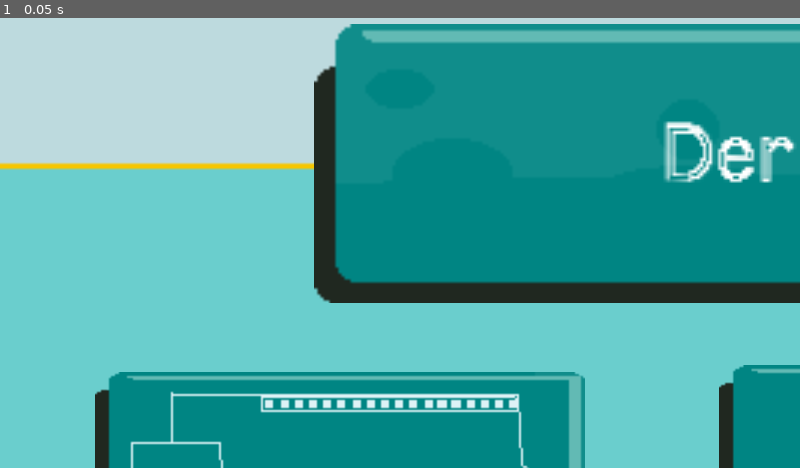
Above: before the commit, frame 1.
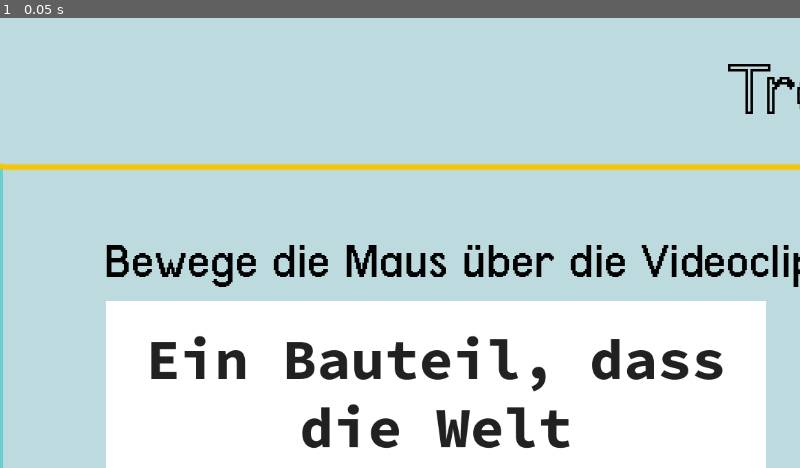
Above: after the commit, the same moment.

Repository: ph181/Arduino-Lernen
Game: Godot game, scene res://scenes/A16.tscn
Same seed, same stepped clock (60 frames per second), same inputs: the game is played once before the commit and once after it. This scene is started directly instead of the project's main scene.
Inputs:
- Up to frame 1 (0.05 s): no input

The runs differ from the first frame. In frame 1, 86% of the frame differs, in the area x 0-100%, y 1-100%.

Commit message:
fixed animation

Diff:
--- a/project/scenes/A16.tscn
+++ b/project/scenes/A16.tscn
@@ -1,8 +1,9 @@
-[gd_scene load_steps=56 format=3 uid="uid://8mieu5h6c7fl"]
+[gd_scene load_steps=57 format=3 uid="uid://8mieu5h6c7fl"]
 
 [ext_resource type="PackedScene" uid="uid://05baa6d7gub5" path="res://scenes/AufgabeBase.tscn" id="1_aomx3"]
 [ext_resource type="Texture2D" uid="uid://ye1ifhoiuhdm" path="res://sprite/16/Aufgabe.png" id="2_axyhf"]
 [ext_resource type="Texture2D" uid="uid://cubmoia5vm7xy" path="res://sprite/16/Allgemein.png" id="3_ps7gr"]
+[ext_resource type="Script" path="res://scenes/task2.gd" id="3_tdfus"]
 [ext_resource type="Texture2D" uid="uid://skre1itg1te6" path="res://sprite/16/Funktion.png" id="4_w6x17"]
 [ext_resource type="Texture2D" uid="uid://d3ds236r5edp4" path="res://sprite/16/verwendung.png" id="5_6n670"]
 [ext_resource type="Texture2D" uid="uid://bsnqckfg40gpb" path="res://sprite/16/asdasd.png" id="6_5scab"]
@@ -410,43 +411,65 @@
 [node name="Sprite" parent="task1" index="3"]
 visible = false
 
+[node name="task2" parent="." index="8"]
+visible = true
+script = ExtResource("3_tdfus")
+
 [node name="Label" parent="task2" index="0"]
 text = "Transistoren"
 
-[node name="1" type="AnimatedSprite2D" parent="task2" index="1"]
+[node name="0" type="AnimatedSprite2D" parent="task2" index="1"]
 position = Vector2(433, 468)
 scale = Vector2(0.6875, 0.6875)
 sprite_frames = SubResource("SpriteFrames_py58d")
-speed_scale = 0.5
-
-[node name="TextureRect" type="TextureRect" parent="task2/1" index="0"]
+speed_scale = 0.125
+
+[node name="TextureRect" type="TextureRect" parent="task2/0" index="0"]
+offset_left = -483.0
+offset_top = -276.0
+offset_right = 487.0
+offset_bottom = 278.0
 mouse_default_cursor_shape = 2
 
-[node name="2" type="AnimatedSprite2D" parent="task2" index="2"]
+[node name="1" type="AnimatedSprite2D" parent="task2" index="2"]
 position = Vector2(1012, 462)
 scale = Vector2(0.687678, 0.687676)
 sprite_frames = SubResource("SpriteFrames_gq8g1")
 speed_scale = 0.5
 
-[node name="TextureRect2" type="TextureRect" parent="task2/2" index="0"]
+[node name="TextureRect" type="TextureRect" parent="task2/1" index="0"]
+offset_left = -286.0
+offset_top = -273.0
+offset_right = 290.0
+offset_bottom = 274.0
 mouse_default_cursor_shape = 2
 
-[node name="3" type="AnimatedSprite2D" parent="task2" index="3"]
+[node name="2" type="AnimatedSprite2D" parent="task2" index="3"]
 position = Vector2(436, 868)
 scale = Vector2(0.737073, 0.737071)
 sprite_frames = SubResource("SpriteFrames_gure0")
+frame = 4
+frame_progress = 0.514581
 speed_scale = 0.5
 
-[node name="TextureRect3" type="TextureRect" parent="task2/3" index="0"]
+[node name="TextureRect" type="TextureRect" parent="task2/2" index="0"]
+offset_left = -438.0
+offset_top = -271.0
+offset_right = 461.0
+offset_bottom = 281.0
 mouse_default_cursor_shape = 2
 
-[node name="4" type="AnimatedSprite2D" parent="task2" index="4"]
+[node name="3" type="AnimatedSprite2D" parent="task2" index="4"]
 position = Vector2(1008, 864)
 scale = Vector2(0.694873, 0.718729)
 sprite_frames = SubResource("SpriteFrames_r3a1s")
 speed_scale = 0.5
 
-[node name="TextureRect4" type="TextureRect" parent="task2/4" index="0"]
+[node name="TextureRect" type="TextureRect" parent="task2/3" index="0"]
+offset_left = -295.0
+offset_top = -274.0
+offset_right = 301.0
+offset_bottom = 255.0
 mouse_default_cursor_shape = 2
 
 [node name="Label2" parent="task2" index="5"]
--- a/project/scenes/ButtonNext.tscn
+++ b/project/scenes/ButtonNext.tscn
@@ -1,13 +1,13 @@
 [gd_scene load_steps=4 format=3 uid="uid://cuqbwmgdnlkib"]
 
 [ext_resource type="Texture2D" uid="uid://dveeswqio62ao" path="res://sprite/buttonstyle.png" id="1"]
-[ext_resource type="Script" path="res://scripts/ButtonNext.gd" id="1_3a75c"]
+[ext_resource type="Script" path="res://scripts/Buttonnext.gd" id="1_4oxix"]
 [ext_resource type="FontFile" uid="uid://s6087bmqv6uy" path="res://fonts/Terminal-Grotesque-master/title.otf" id="2_3d31c"]
 
 [node name="ButtonNext" type="Node2D"]
 position = Vector2(511, 371)
 scale = Vector2(0.4, 0.4)
-script = ExtResource("1_3a75c")
+script = ExtResource("1_4oxix")
 
 [node name="ButtonSprite" type="Sprite2D" parent="."]
 texture = ExtResource("1")
--- /dev/null
+++ b/project/scenes/task2.gd
@@ -0,0 +1,19 @@
+extends TextureRect
+var rect
+var animation
+# Called when the node enters the scene tree for the first time.
+func _ready():
+	for i in range(4):
+		rect = get_node(str(i) + "/TextureRect")
+		rect.mouse_entered.connect(_on_texture_rect_mouse_entered.bind(i))
+		rect.mouse_exited.connect(_on_texture_rect_mouse_exited.bind(i))
+
+
+func _on_texture_rect_mouse_entered(i):
+	animation = get_node(str(i))
+	animation.play()
+
+
+func _on_texture_rect_mouse_exited(i):
+	animation = get_node(str(i))
+	animation.stop()
--- a/project/scripts/Widerstand.gd
+++ b/project/scripts/Widerstand.gd
@@ -64,9 +64,9 @@
 	if event is InputEventMouseButton:
 		if event.is_pressed() and event.button_index == 1:
 			colorup = get_node("c" + str(i) + "/up")
-			curr_color[i] = (curr_color[i] + 1) % 10 # Erhöhen Sie den Index und wickeln Sie ihn um, wenn er 10 erreicht
+			curr_color[i] = (curr_color[i] + 1) % 10
 			if i == 0:
-				get_node("colors/Sprite" + str(i)).texture = cones[curr_color[i]] # Ändern Sie die Textur basierend auf dem aktuellen Index
+				get_node("colors/Sprite" + str(i)).texture = cones[curr_color[i]]
 			elif i == 1:
 				get_node("colors/Sprite" + str(i)).texture = ctwos[curr_color[i]]
 			elif i == 2:
@@ -76,7 +76,7 @@
 					curr_color[i] = cfours.size() - 1
 				get_node("colors/Sprite" + str(i)).texture = cfours[curr_color[i]]
 			digitup = get_node("d" + str(i) + "/up")
-			curr_digit[i] = (curr_digit[i] + 1) % 10 # Erhöhen Sie den Index und wickeln Sie ihn um, wenn er 10 erreicht
+			curr_digit[i] = (curr_digit[i] + 1) % 10
 			if i == 0:
 				get_node("digits/digit" + str(i)).texture = dones[curr_digit[i]]
 			elif i == 1:
@@ -92,13 +92,8 @@
 func _on_down_gui_input(event,i):
 	if event is InputEventMouseButton:
 		if event.is_pressed() and event.button_index == 1:
-			colordown = get_node("c" + str(i) + "/down")
-			if curr_color[i] == 0:
-				curr_color[i] = 9
-			else:
-				curr_color[i] = (curr_color[i] - 1) % 10
-			if i == 3 and curr_color[i] >= cfours.size():
-				curr_color[i] = cfours.size() - 1
+			colorup = get_node("c" + str(i) + "/up")
+			curr_color[i] = (curr_color[i] - 1+10) % 10
 			if i == 0:
 				get_node("colors/Sprite" + str(i)).texture = cones[curr_color[i]]
 			elif i == 1:
@@ -106,14 +101,11 @@
 			elif i == 2:
 				get_node("colors/Sprite" + str(i)).texture = cthrees[curr_color[i]]
 			elif i == 3:
+				if curr_color[i] >= cfours.size():
+					curr_color[i] = cfours.size() - 1
 				get_node("colors/Sprite" + str(i)).texture = cfours[curr_color[i]]
-			digitdown = get_node("d" + str(i) + "/down")
-			if curr_digit[i] == 0:
-				curr_digit[i] = 9
-			else:
-				curr_digit[i] = (curr_digit[i] - 1) % 10
-			if i == 3 and curr_digit[i] >= dfours.size():
-				curr_digit[i] = dfours.size() - 1
+			digitup = get_node("d" + str(i) + "/up")
+			curr_digit[i] = (curr_digit[i] - 1+10) % 10
 			if i == 0:
 				get_node("digits/digit" + str(i)).texture = dones[curr_digit[i]]
 			elif i == 1:
@@ -121,7 +113,10 @@
 			elif i == 2:
 				get_node("digits/digit" + str(i)).texture = dthrees[curr_digit[i]]
 			elif i == 3:
+				if curr_digit[i] >= dfours.size():
+					curr_digit[i] = dfours.size() - 1
 				get_node("digits/digit" + str(i)).texture = dfours[curr_digit[i]]
+
 
 func _on_colorup_mouse_entered(i):
 	colorup = get_node("c" + str(i) + "/up")
--- /dev/null
+++ b/project/scripts/animations.gd
@@ -0,0 +1,19 @@
+extends AnimatedSprite2D
+
+
+# Called when the node enters the scene tree for the first time.
+func _ready():
+	pass # Replace with function body.
+
+
+# Called every frame. 'delta' is the elapsed time since the previous frame.
+func _process(delta):
+	pass
+
+
+func _on_texture_rect_mouse_entered():
+	self.play()
+
+
+func _on_texture_rect_mouse_exited():
+	self.stop()
Binary file changed: project/sprite/a3/0.png
Binary file changed: project/sprite/a3/1.png
Binary file removed: project/sprite/a3/10.png
Not shown, removed: project/sprite/a3/10.png.import
Not shown, removed: project/sprite/a3/11.png.import
Binary file changed: project/sprite/a3/2.png
Binary file changed: project/sprite/a3/3.png
Binary file changed: project/sprite/a3/4.png
Binary file changed: project/sprite/a3/5.png
Binary file changed: project/sprite/a3/6.png
Binary file changed: project/sprite/a3/7.png
Binary file changed: project/sprite/a3/8.png
(and 7 more such lines)
